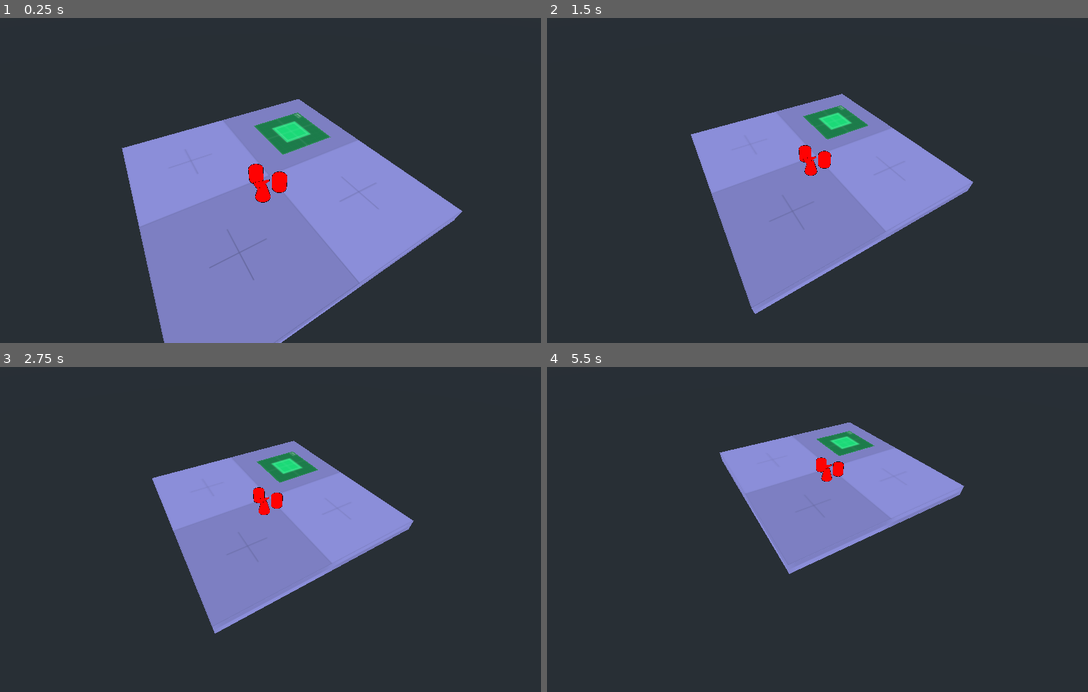
Above: before the commit, frames 1-4 (two rows, left to right).
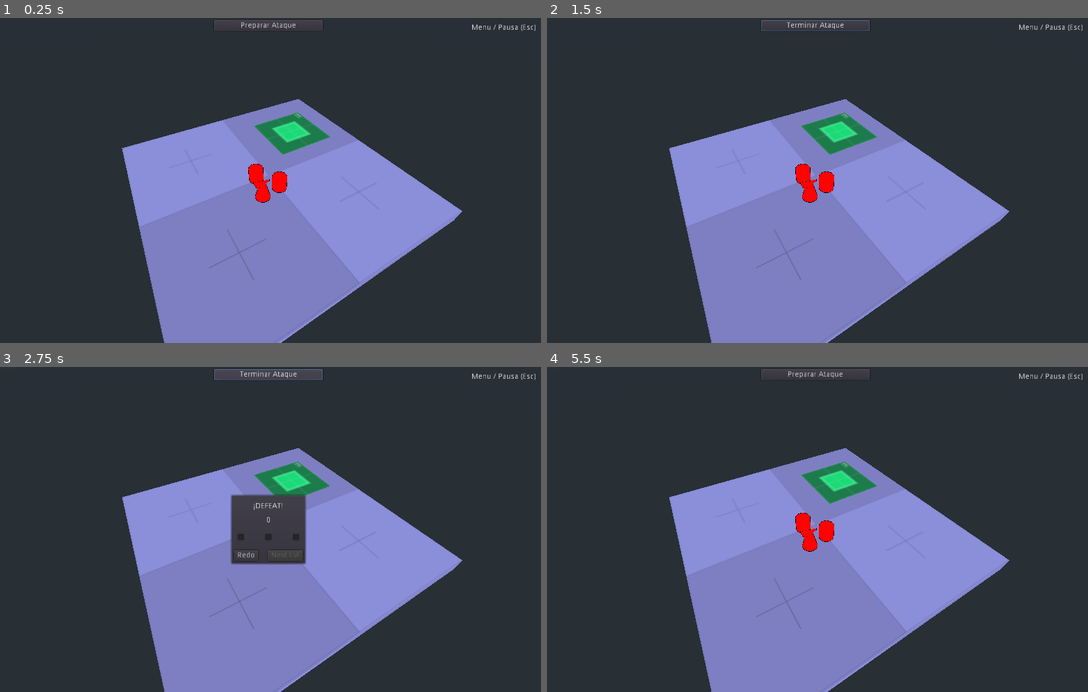
Above: after the commit, the same moments.

Repository: andresTapari/bug_rush
Game: Godot game, scene res://lvls/dev_lvl_combat.tscn
Two runs of this game, one before a commit and one after it. Both use one fixed random seed, a clock stepped at 60 frames per second and the inputs below. This scene is started directly instead of the project's main scene. The engine's default icon, where the game draws it, is replaced by a stand-in: a white triangle on a blue panel in a dark square.
Inputs (mouse positions are in pixels of both pictures, inside the frame that each line leads up to):
- Up to frame 1 (0.25 s): no input
- Up to frame 2 (1.5 s): click (817, 24) at 0.5 s, where only the run after the commit has a clickable "Preparar Ataque"; click (817, 229) at 1.25 s, where only the run after the commit has a clickable "Atacar"
- Up to frame 3 (2.75 s): click (270, 373) at 2 s, where only the run after the commit has a clickable "Terminar Ataque"
- Up to frame 4 (5.5 s): click (785, 536) at 2.77 s; click (817, 536) at 3.52 s; click (844, 536) at 4.27 s; click (790, 555) at 5 s, where only the run after the commit has a clickable "Redo"

The runs differ from the first frame. In frame 1, 0.3% of the frame differs, in the area x 39-99%, y 0-5%; in frame 2, 15%; in frame 3, 22%; in frame 4, 29%, in the area x 22-99%, y 0-100%.
Error before the commit: Attempt to call function 'connect' in base 'null instance' on a null instance. (res://script/dev_lvl_combat.gd:20)

Commit message:
Actualizar dev_lvl_combat.tscn, lvl_selection.tscn y 3 más archivos...

Diff:
--- a/prototype_tapa/lvls/dev_lvl_combat.tscn
+++ b/prototype_tapa/lvls/dev_lvl_combat.tscn
@@ -6,6 +6,7 @@
 [ext_resource path="res://scenes/enemy_fence.tscn" type="PackedScene" id=4]
 [ext_resource path="res://scenes/Camera_gimbal.tscn" type="PackedScene" id=5]
 [ext_resource path="res://script/dev_lvl_combat.gd" type="Script" id=6]
+[ext_resource path="res://scenes/ui_hud.tscn" type="PackedScene" id=7]
 
 [sub_resource type="SpatialMaterial" id=1]
 flags_unshaded = true
@@ -47,3 +48,5 @@
 
 [node name="StaticBody2" parent="." instance=ExtResource( 4 )]
 transform = Transform( 1, 0, 0, 0, 1, 0, 0, 0, 1, 3, 2.27345, 0 )
+
+[node name="ui_hud" parent="." instance=ExtResource( 7 )]
--- /dev/null
+++ b/prototype_tapa/lvls/lvl_selection.tscn
@@ -0,0 +1,109 @@
+[gd_scene load_steps=4 format=2]
+
+[ext_resource path="res://assets/fonts/Pixeled.ttf" type="DynamicFontData" id=1]
+[ext_resource path="res://scenes/ui_lvl_button.tscn" type="PackedScene" id=2]
+
+[sub_resource type="DynamicFont" id=1]
+size = 40
+outline_size = 5
+outline_color = Color( 0, 0, 0, 1 )
+font_data = ExtResource( 1 )
+
+[node name="lvl_selection" type="Control"]
+anchor_right = 1.0
+anchor_bottom = 1.0
+margin_left = -2.53128
+margin_right = -2.53125
+__meta__ = {
+"_edit_use_anchors_": false
+}
+
+[node name="Label" type="Label" parent="."]
+anchor_left = 0.5
+anchor_right = 0.5
+margin_left = -244.0
+margin_right = 244.0
+margin_bottom = 112.0
+custom_fonts/font = SubResource( 1 )
+text = "SELECT LEVEL:"
+__meta__ = {
+"_edit_use_anchors_": false
+}
+
+[node name="MarginContainer" type="MarginContainer" parent="."]
+anchor_left = 0.5
+anchor_top = 0.5
+anchor_right = 0.5
+anchor_bottom = 0.5
+margin_left = -348.0
+margin_top = -72.0
+margin_right = 374.0
+margin_bottom = 70.0
+__meta__ = {
+"_edit_use_anchors_": false
+}
+
+[node name="GridContainer" type="GridContainer" parent="MarginContainer"]
+margin_right = 722.0
+margin_bottom = 142.0
+size_flags_horizontal = 3
+size_flags_vertical = 3
+custom_constants/vseparation = 10
+custom_constants/hseparation = 10
+columns = 6
+__meta__ = {
+"_edit_use_anchors_": false
+}
+
+[node name="Button_lvl_1" parent="MarginContainer/GridContainer" instance=ExtResource( 2 )]
+anchor_right = 0.0
+anchor_bottom = 0.0
+margin_right = 112.0
+margin_bottom = 142.0
+size_flags_horizontal = 15
+size_flags_vertical = 15
+
+[node name="Button2" parent="MarginContainer/GridContainer" instance=ExtResource( 2 )]
+anchor_right = 0.0
+anchor_bottom = 0.0
+margin_left = 122.0
+margin_right = 234.0
+margin_bottom = 142.0
+size_flags_horizontal = 15
+size_flags_vertical = 15
+
+[node name="Button3" parent="MarginContainer/GridContainer" instance=ExtResource( 2 )]
+anchor_right = 0.0
+anchor_bottom = 0.0
+margin_left = 244.0
+margin_right = 356.0
+margin_bottom = 142.0
+size_flags_horizontal = 15
+size_flags_vertical = 15
+
+[node name="Button4" parent="MarginContainer/GridContainer" instance=ExtResource( 2 )]
+anchor_right = 0.0
+anchor_bottom = 0.0
+margin_left = 366.0
+margin_right = 478.0
+margin_bottom = 142.0
+size_flags_horizontal = 15
+size_flags_vertical = 15
+
+[node name="Button5" parent="MarginContainer/GridContainer" instance=ExtResource( 2 )]
+anchor_right = 0.0
+anchor_bottom = 0.0
+margin_left = 488.0
+margin_right = 600.0
+margin_bottom = 142.0
+size_flags_horizontal = 15
+size_flags_vertical = 15
+
+[node name="Button6" parent="MarginContainer/GridContainer" instance=ExtResource( 2 )]
+anchor_right = 0.0
+anchor_bottom = 0.0
+margin_left = 610.0
+margin_right = 722.0
+margin_bottom = 142.0
+size_flags_horizontal = 15
+size_flags_vertical = 15
--- /dev/null
+++ b/prototype_tapa/scenes/ui_lvl_button.tscn
@@ -0,0 +1,128 @@
+[gd_scene load_steps=2 format=2]
+
+[ext_resource path="res://icon.png" type="Texture" id=1]
+
+[node name="Button" type="Button"]
+anchor_right = 0.109375
+anchor_bottom = 0.236667
+rect_min_size = Vector2( 112, 142 )
+__meta__ = {
+"_edit_use_anchors_": true
+}
+
+[node name="VBoxContainer" type="VBoxContainer" parent="."]
+anchor_right = 1.0
+anchor_bottom = 1.0
+alignment = 1
+__meta__ = {
+"_edit_group_": true,
+"_edit_use_anchors_": true
+}
+
+[node name="HSeparator3" type="HSeparator" parent="VBoxContainer"]
+modulate = Color( 1, 1, 1, 0 )
+margin_right = 112.0
+margin_bottom = 4.0
+size_flags_horizontal = 3
+size_flags_vertical = 3
+
+[node name="Label" type="Label" parent="VBoxContainer"]
+margin_top = 8.0
+margin_right = 112.0
+margin_bottom = 22.0
+text = "Lvl: ##"
+align = 1
+
+[node name="HSeparator" type="HSeparator" parent="VBoxContainer"]
+modulate = Color( 1, 1, 1, 0 )
+margin_top = 26.0
+margin_right = 112.0
+margin_bottom = 30.0
+size_flags_horizontal = 3
+size_flags_vertical = 3
+
+[node name="TextureRect" type="TextureRect" parent="VBoxContainer"]
+margin_top = 34.0
+margin_right = 112.0
+margin_bottom = 98.0
+texture = ExtResource( 1 )
+stretch_mode = 4
+
+[node name="HSeparator2" type="HSeparator" parent="VBoxContainer"]
+modulate = Color( 1, 1, 1, 0 )
+margin_top = 102.0
+margin_right = 112.0
+margin_bottom = 106.0
+size_flags_horizontal = 3
+size_flags_vertical = 3
+
+[node name="HBoxContainer" type="HBoxContainer" parent="VBoxContainer"]
+margin_top = 110.0
+margin_right = 112.0
+margin_bottom = 134.0
+
+[node name="VSeparator" type="VSeparator" parent="VBoxContainer/HBoxContainer"]
+modulate = Color( 1, 1, 1, 0 )
+margin_right = 4.0
+margin_bottom = 24.0
+size_flags_horizontal = 3
+size_flags_vertical = 3
+
+[node name="CheckBox" type="CheckBox" parent="VBoxContainer/HBoxContainer"]
+margin_left = 8.0
+margin_right = 32.0
+margin_bottom = 24.0
+disabled = true
+__meta__ = {
+"_edit_use_anchors_": false
+}
+
+[node name="VSeparator3" type="VSeparator" parent="VBoxContainer/HBoxContainer"]
+modulate = Color( 1, 1, 1, 0 )
+margin_left = 36.0
+margin_right = 40.0
+margin_bottom = 24.0
+size_flags_horizontal = 3
+size_flags_vertical = 3
+
+[node name="CheckBox2" type="CheckBox" parent="VBoxContainer/HBoxContainer"]
+margin_left = 44.0
+margin_right = 68.0
+margin_bottom = 24.0
+disabled = true
+__meta__ = {
+"_edit_use_anchors_": false
+}
+
+[node name="VSeparator2" type="VSeparator" parent="VBoxContainer/HBoxContainer"]
+modulate = Color( 1, 1, 1, 0 )
+margin_left = 72.0
+margin_right = 76.0
+margin_bottom = 24.0
+size_flags_horizontal = 3
+size_flags_vertical = 3
+
+[node name="CheckBox3" type="CheckBox" parent="VBoxContainer/HBoxContainer"]
+margin_left = 80.0
+margin_right = 104.0
+margin_bottom = 24.0
+disabled = true
+__meta__ = {
+"_edit_use_anchors_": false
+}
+
+[node name="VSeparator4" type="VSeparator" parent="VBoxContainer/HBoxContainer"]
+modulate = Color( 1, 1, 1, 0 )
+margin_left = 108.0
+margin_right = 112.0
+margin_bottom = 24.0
+size_flags_horizontal = 3
+size_flags_vertical = 3
+
+[node name="HSeparator4" type="HSeparator" parent="VBoxContainer"]
+modulate = Color( 1, 1, 1, 0 )
+margin_top = 138.0
+margin_right = 112.0
+margin_bottom = 142.0
+size_flags_horizontal = 3
+size_flags_vertical = 3
--- a/prototype_tapa/script/hit_counter_3D.gd
+++ b/prototype_tapa/script/hit_counter_3D.gd
@@ -1,10 +1,6 @@
 extends Spatial
 
 var vel = 5
-
-func _ready() -> void:
-	pass
-#	$Viewport/hit_counter_2D/Label.visible = true
 
 func _process(_delta) -> void:
 	transform.origin += vel * Vector3(0,1,0) * _delta
@@ -15,4 +11,3 @@
 
 func _on_Timer_timeout() -> void:
 	queue_free()
-#	pass
--- /dev/null
+++ b/prototype_tapa/script/ui_lvl_button.gd
@@ -0,0 +1,4 @@
+extends Control
+
+func _on_TextureButton_pressed() -> void:
+	print(self)
Not shown: 1 places in prototype_tapa/lvls/dev_lvl_combat.tscn that only renumber resources
